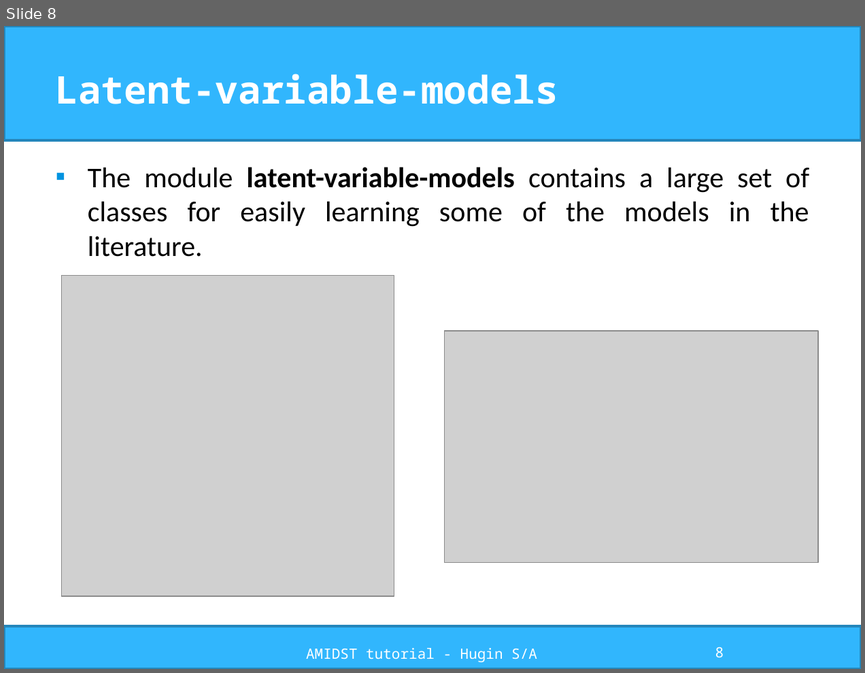
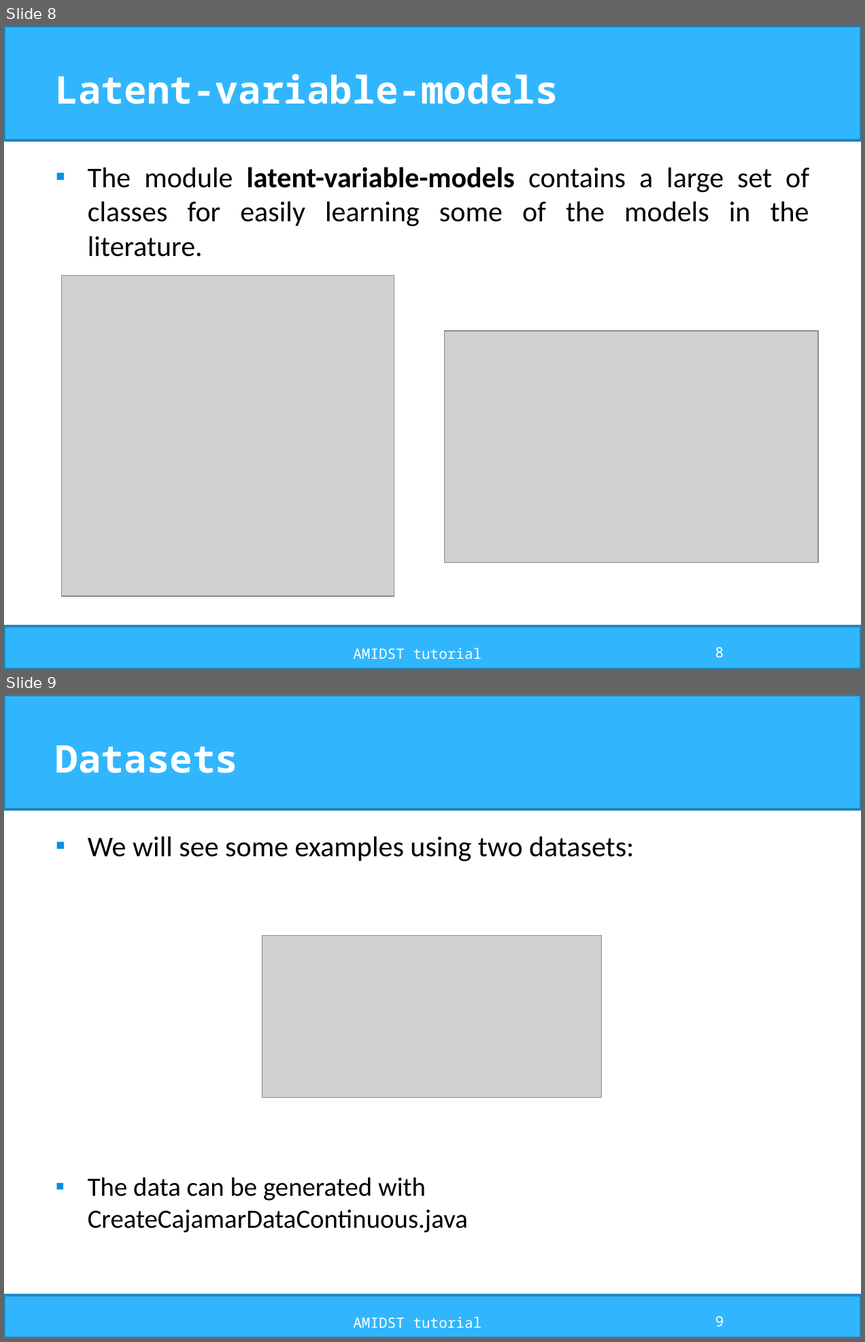
Before and after one commit to amidst/tutorial, a slide deck: doc/slides/AMIDST_slides.pptx. Shown one above the other, each under a label of ours: slide 8 before the commit, slides 8 and 9 after it. The pictures are 865x673 and 865x1342 pixels, drawn with LibreOffice and Linux fonts; fonts in the diff are those of the drawing; grey boxes stand for pictures; background and template pictures are left out. Boxes give left, top, right and bottom in pixels: in the first picture for what was removed or moved away, otherwise in the second. Text is boxed around its words. In the diff, an @@ line names an element or a change of style, - is before the commit and + after.

```diff
--- a/doc/slides/AMIDST_slides.pptx
+++ b/doc/slides/AMIDST_slides.pptx
@@ slide 9 added at bbox=[4, 695, 861, 1338], background #FFFFFF; not listed: 2 template elements that a slide beside it also shows @@
@@ title added at bbox=[56, 745, 239, 773], 32 pt, text #FFFFFF, bold @@
+Datasets
@@ text added at bbox=[88, 836, 634, 862], 24 pt, text #000000 @@
+▪ We will see some examples using two datasets:
@@ picture added at bbox=[262, 936, 601, 1098] @@
@@ text added at bbox=[88, 1177, 468, 1232], 22.2 pt, text #000000 @@
+▪ The data can be generated with CreateCajamarDataContinuous.java
@@ text added at bbox=[353, 1317, 482, 1327], 12 pt, text #FFFFFF @@
+AMIDST tutorial
@@ page number added at bbox=[715, 1316, 724, 1326], 12 pt, text #FFFFFF @@
+9
@@ slide 8 changed as well @@
@@ text at bbox=[353, 648, 482, 658]: text changed @@
-AMIDST tutorial - Hugin S/A
+AMIDST tutorial
```
Also in this commit, not shown: 30 other slides changed, 23 other files.
